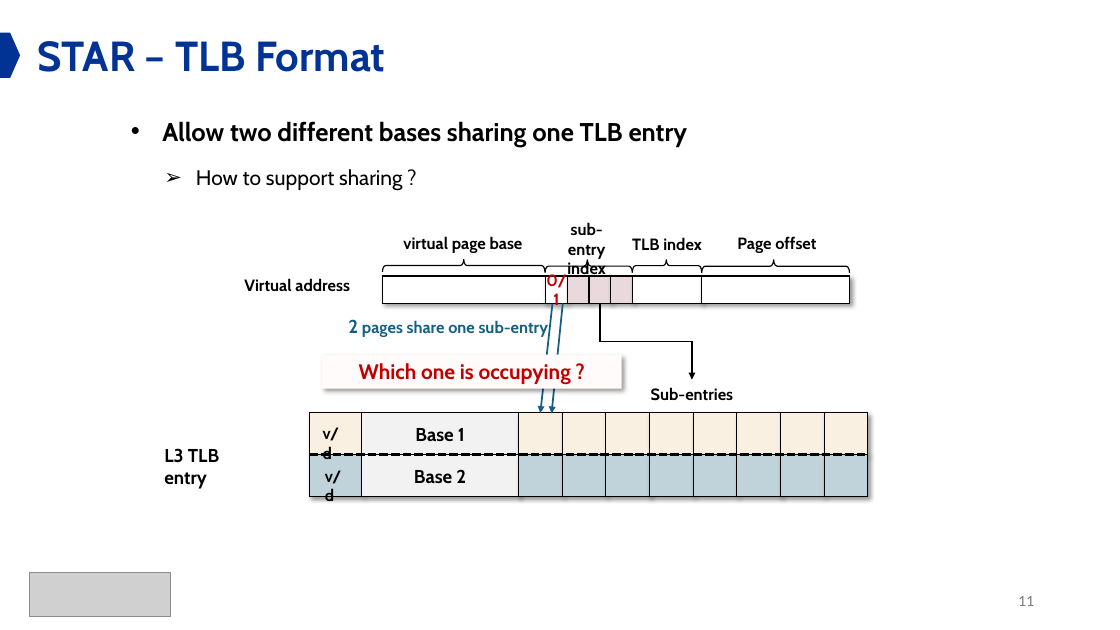
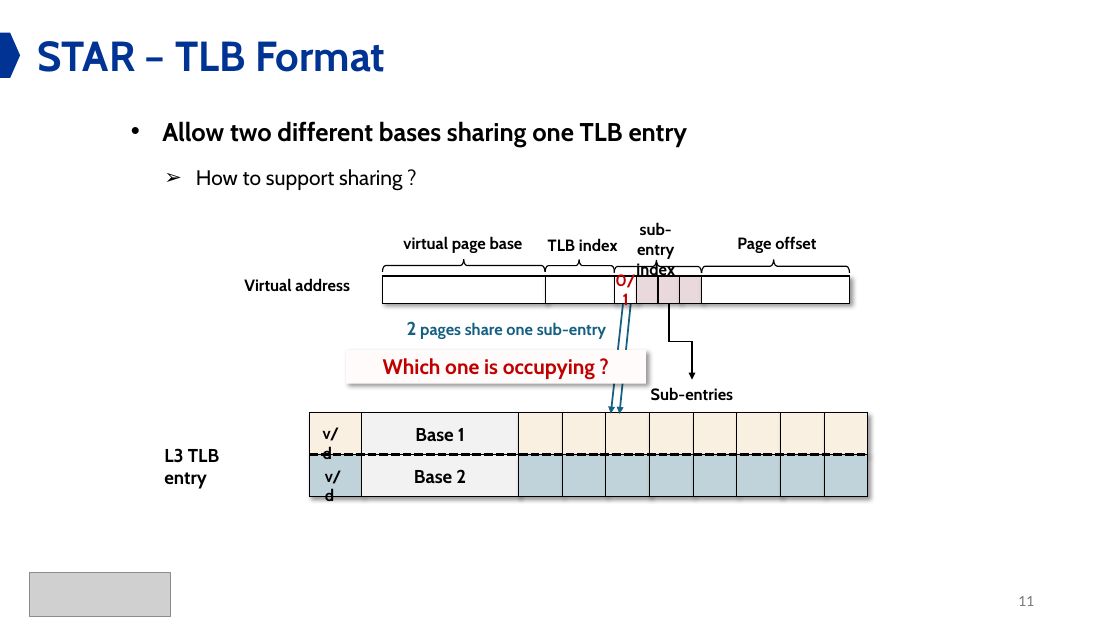
Before and after one commit to libingyao/libingyao.github.io, a slide deck: slide 11 of files/STAR_slides_pre.pptx. Drawn at 1120x630 pixels with LibreOffice and Linux fonts; fonts in the diff are those of the drawing; grey boxes stand for pictures. Boxes give left, top, right and bottom in pixels: in the first picture for what was removed or moved away, otherwise in the second. Text is boxed around its words. In the diff, an @@ line names an element or a change of style, - is before the commit and + after.

```diff
--- a/files/STAR_slides_pre.pptx
+++ b/files/STAR_slides_pre.pptx
@@ text "TLB index": place and size @@
-text "TLB index" at (632,237,702,250)
+text "TLB index" at (548,238,618,251)
@@ right brace: place and size @@
-right brace at (633,259,702,272)
+right brace at (546,259,615,272)
@@ rectangle: place and size @@
-rectangle at (633,276,702,303)
+rectangle at (545,276,614,303)
@@ text "2 pages share one sub-entry": place and size @@
-text "2 pages share one sub-entry" at (348,319,548,337)
+text "2 pages share one sub-entry" at (407,321,606,339)
@@ 4 rectangles, 1 text, 1 right brace, 1 arrow: place and size @@
-4 rectangles, 1 text, 1 right brace, 1 arrow at (540,222,633,413)
+4 rectangles, 1 text, 1 right brace, 1 arrow at (611,222,702,413)
@@ arrow moved from (563, 303) - (552, 413) to (631, 304) - (619, 414) @@
@@ elbow arrow moved from (600, 303) - (692, 380) to (669, 303) - (692, 380) @@
@@ rectangle "Which one is occupying ?": place and size @@
-rectangle "Which one is occupying ?" at (322,355,622,388)
+rectangle "Which one is occupying ?" at (346,350,646,383)
```
Also in this commit, not shown: 2 other slides changed, 5 other files.
